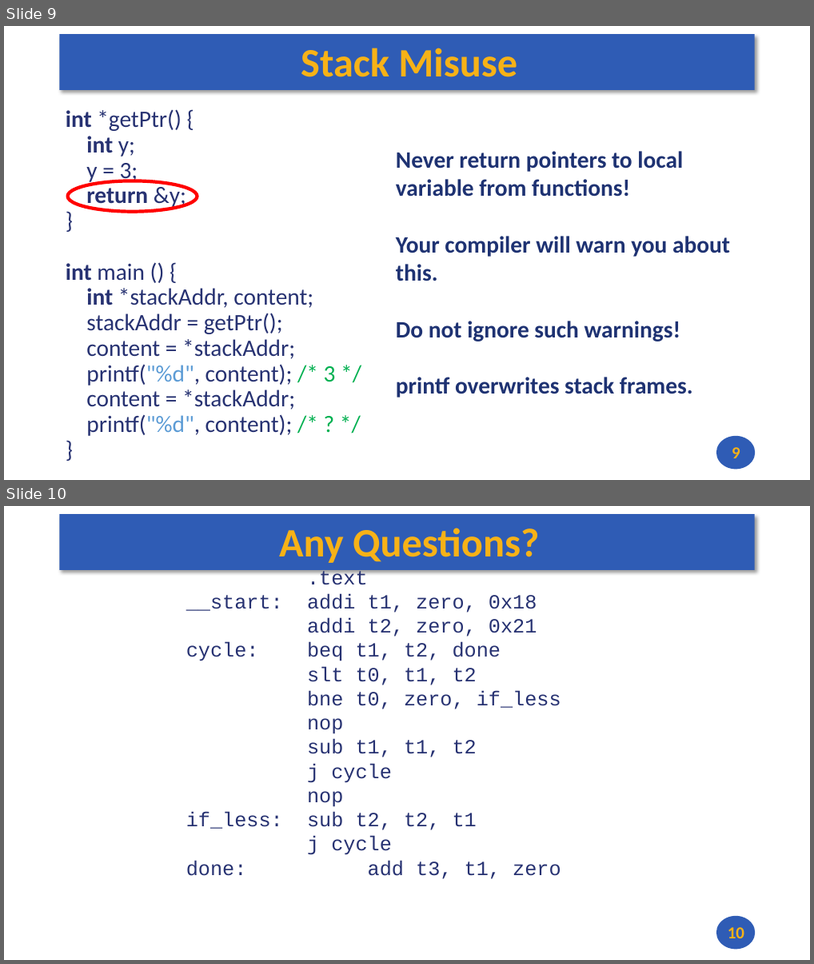
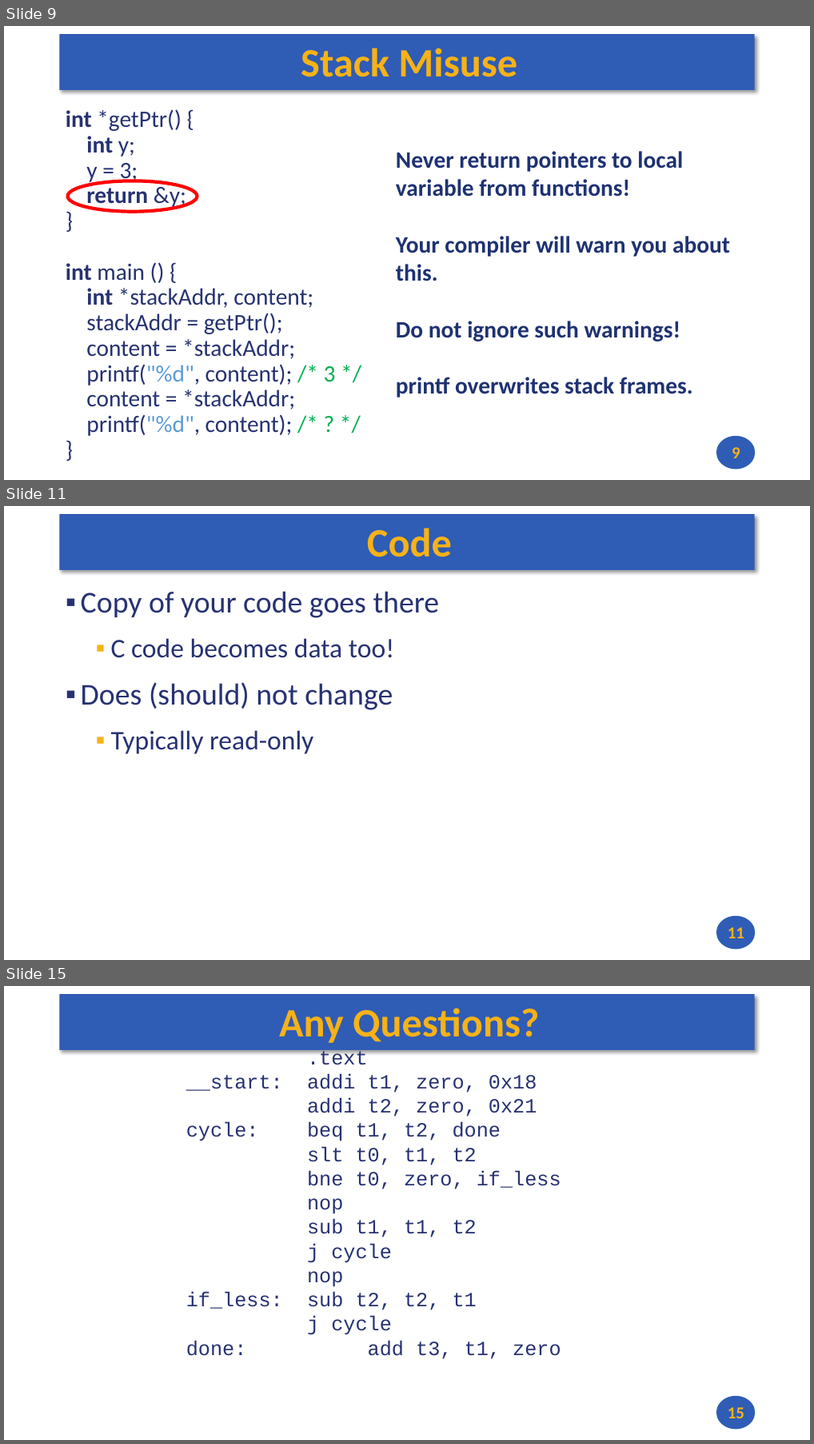
Before and after one commit to andrewt0301/hse-acos-course, a slide deck: docs/part2os/02_C/OS_Lecture_02.pptx. Shown one above the other, each under a label of ours: slides 9 and 10 before the commit, slides 9, 11 and 15 after it; the slides between them are not shown. The pictures are 814x964 and 814x1444 pixels, drawn with LibreOffice and Linux fonts; fonts in the diff are those of the drawing. Boxes give left, top, right and bottom in pixels: in the first picture for what was removed or moved away, otherwise in the second. Text is boxed around its words. In the diff, an @@ line names an element or a change of style, - is before the commit and + after.

```diff
--- a/docs/part2os/02_C/OS_Lecture_02.pptx
+++ b/docs/part2os/02_C/OS_Lecture_02.pptx
@@ slide 11 added at (x1=4, y1=506, x2=810, y2=960), background #FFFFFF; not listed: 2 template elements that a slide beside it also shows @@
@@ title added at (x1=367, y1=528, x2=452, y2=557), 48 pt, text #F7B217, bold @@
+Code
@@ text added at (x1=81, y1=591, x2=440, y2=754), 36 pt, text #273272 @@
+▪ Copy of your code goes there
+  ▪ C code becomes data too!
+▪ Does (should) not change
+  ▪ Typically read-only
@@ page number added at (x1=728, y1=927, x2=745, y2=938), 20 pt, text #F7B217, bold @@
+11
@@ what was slide 10 is now slide 15 @@
@@ page number at (x1=728, y1=1407, x2=745, y2=1418): text changed @@
-10
+15
```
Also in this commit, not shown: 4 other slides added, 2 other files.
